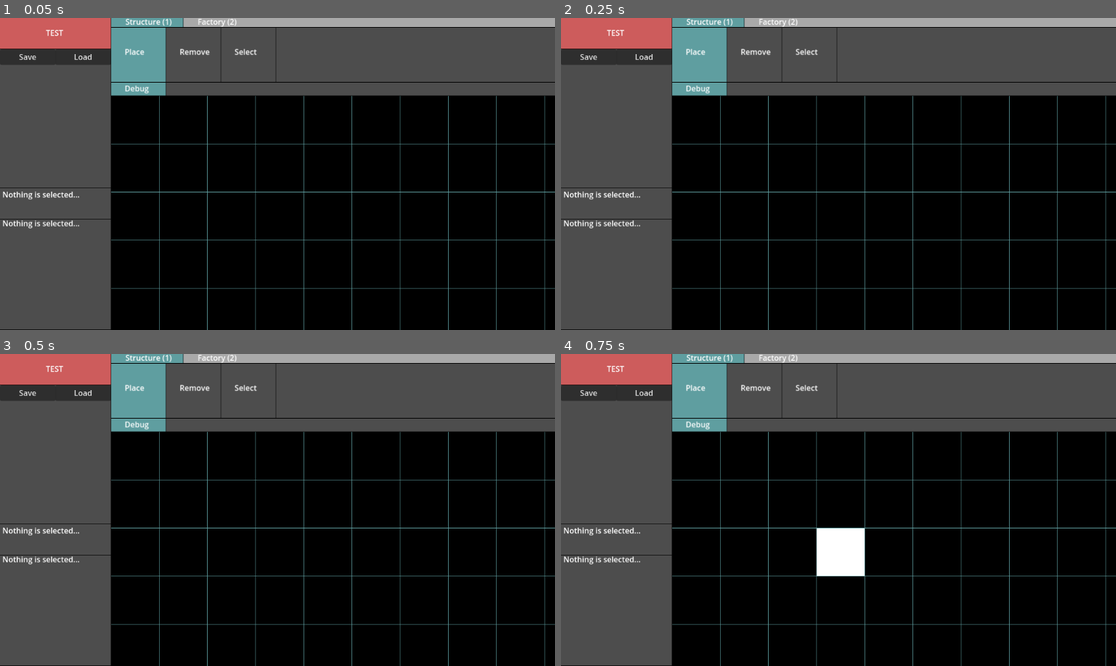
Above: before the commit, frames 1-4 (two rows, left to right).
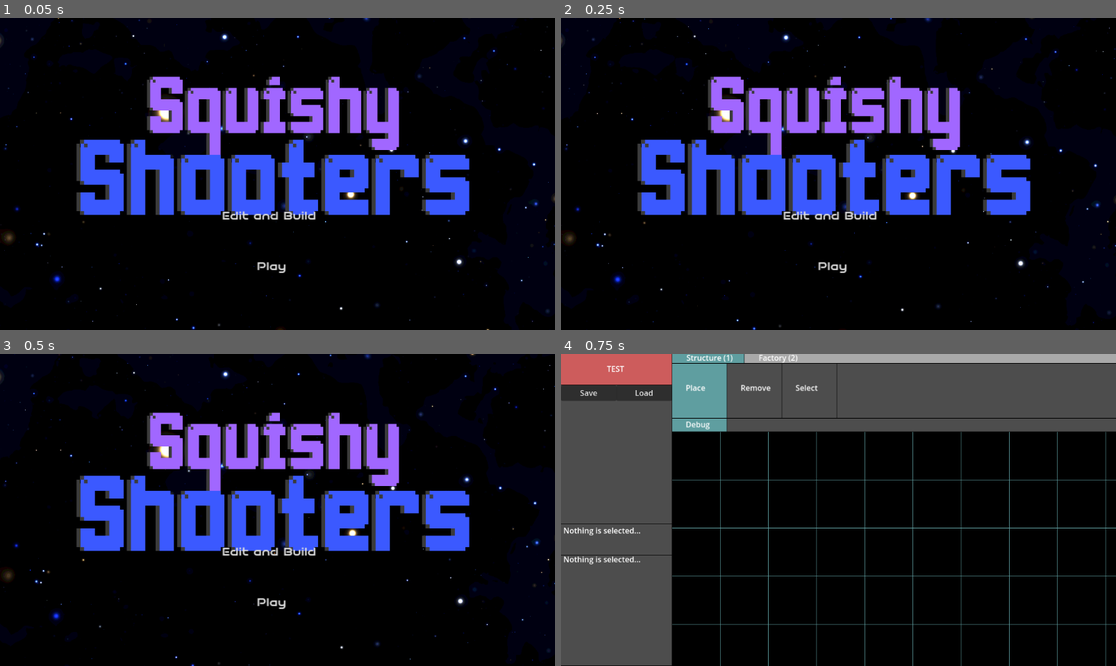
Above: after the commit, the same moments.

Repository: WrogglyWriggs29/ship_building_game
Game: Godot game, scene res://scenes/squishy_shooter_title.tscn
The game is run twice, just before and just after one commit, with the same random seed, the same clock (stepped at 60 frames per second) and the same inputs. Before the commit the project starts from res://ship_blueprint_designer.tscn. The engine's default icon, where the game draws it, is replaced by a stand-in: a white triangle on a blue panel in a dark square.
Inputs (mouse positions are in pixels of both pictures, inside the frame that each line leads up to):
- Up to frame 1 (0.05 s): no input
- Up to frame 2 (0.25 s): no input
- Up to frame 3 (0.5 s): no input
- Up to frame 4 (0.75 s): click (832, 550) at 0.5 s, where only the run after the commit has a clickable "Edit and Build"

The runs differ from the first frame. In frame 1, 56% of the frame differs, in the area x 0-100%, y 0-100%; in frame 2, 56%; in frame 3, 56%; in frame 4, 1.3%.

Commit message:
created intro scene

Diff:
--- a/autoloads/scene_manager.gd
+++ b/autoloads/scene_manager.gd
@@ -1,9 +1,11 @@
 extends Node
 
 # Store scene paths
-const SHIP_DESIGNER_SCENE = "res://scenes/ship_blueprint_designer.tscn"
-const BLUEPRINT_SELECTION_SCENE = "res://scenes/blueprint_selection.tscn"
-const BATTLE_SCENE = "res://scenes/battle_scene.tscn"
+const SHIP_DESIGNER_SCENE = "res://ship_blueprint_designer.tscn"
+#const BLUEPRINT_SELECTION_SCENE = "res://scenes/blueprint_selection.tscn"
+#const BATTLE_SCENE = "res://scenes/battle_scene.tscn"
+
+
 
 # Transition to ship designer scene
 func goto_ship_designer() -> void:
@@ -11,9 +13,9 @@
 	_switch_scene(ship_designer)
 
 # Transition to blueprint selection scene
-func goto_blueprint_selection() -> void:
-	var blueprint_selection = load(BLUEPRINT_SELECTION_SCENE).instantiate()
-	_switch_scene(blueprint_selection)
+#func goto_blueprint_selection() -> void:
+	#var blueprint_selection = load(BLUEPRINT_SELECTION_SCENE).instantiate()
+	#_switch_scene(blueprint_selection)
 
 # Helper function to handle scene switching
 func _switch_scene(new_scene: Node) -> void:
--- a/project.godot
+++ b/project.godot
@@ -11,7 +11,7 @@
 [application]
 
 config/name="ship_building_game"
-run/main_scene="res://ship_blueprint_designer.tscn"
+run/main_scene="res://scenes/squishy_shooter_title.tscn"
 config/features=PackedStringArray("4.3", "Forward Plus")
 config/icon="res://icon.svg"
 
@@ -20,6 +20,7 @@
 GlobalConstants="*res://scripts/global_constants.gd"
 AudioManager="*res://autoloads/audio_manager.gd"
 SceneStack="*res://scripts/util/scene_stack.gd"
+SceneManager="*res://autoloads/scene_manager.gd"
 
 [input]
 
--- /dev/null
+++ b/scenes/squishy_shooter_title.gd
@@ -0,0 +1,18 @@
+extends Node2D
+
+# Called every frame. 'delta' is the elapsed time since the previous frame.
+func _process(delta: float) -> void:
+	pass
+
+@onready var background = $"Background(1)"
+
+func _ready():
+	pass
+
+
+func _on_play_button_pressed() -> void:
+	print("button pressed for play") # Replace with function body.
+
+func _on_build_button_pressed() -> void:
+	print("Buildbutton pressed")
+	SceneManager.goto_ship_designer()
--- a/scenes/squishy_shooter_title.tscn
+++ b/scenes/squishy_shooter_title.tscn
@@ -1,10 +1,9 @@
-[gd_scene load_steps=11 format=3 uid="uid://bq4krxef4we7i"]
+[gd_scene load_steps=10 format=3 uid="uid://bq4krxef4we7i"]
 
-[ext_resource type="Texture2D" uid="uid://co8s630cavyg0" path="res://assets/ui components/png/background (1).png" id="1_e327v"]
+[ext_resource type="Texture2D" uid="uid://dkx45oifjgaw3" path="res://assets/images/background (1).png" id="1_e327v"]
+[ext_resource type="Script" path="res://scenes/squishy_shooter_title.gd" id="1_g4730"]
 [ext_resource type="Shader" path="res://map_design/level/bg.gdshader" id="2_4aqxk"]
-[ext_resource type="Texture2D" uid="uid://cqpkbruhj4m82" path="res://assets/images/Squish Shooters.png" id="3_gca4h"]
-[ext_resource type="Texture2D" uid="uid://cb2gueg182c45" path="res://assets/images/yellow_button.png" id="4_mw204"]
-[ext_resource type="Texture2D" uid="uid://ciriuh1bqy8ap" path="res://assets/images/blue_button.png" id="5_7kpdr"]
+[ext_resource type="Texture2D" uid="uid://bula28rua3y8e" path="res://assets/images/Squish_Shooters.png" id="5_tn0et"]
 [ext_resource type="FontFile" uid="uid://1dbgtplhlwtv" path="res://assets/speedy-font/SpeedyRegular-7BLoE.ttf" id="6_w0s84"]
 
 [sub_resource type="ShaderMaterial" id="ShaderMaterial_l8v0v"]
@@ -21,16 +20,15 @@
 shader_parameter/iterations = 6
 
 [sub_resource type="StyleBoxTexture" id="StyleBoxTexture_wjbdm"]
-texture = ExtResource("4_mw204")
 
 [sub_resource type="StyleBoxTexture" id="StyleBoxTexture_u0wvl"]
-texture = ExtResource("5_7kpdr")
 
 [sub_resource type="Theme" id="Theme_gm26a"]
 Button/styles/hover = SubResource("StyleBoxTexture_wjbdm")
 Button/styles/normal = SubResource("StyleBoxTexture_u0wvl")
 
 [node name="Squishy Shooter Title" type="Node2D"]
+script = ExtResource("1_g4730")
 
 [node name="Background(1)" type="Sprite2D" parent="."]
 position = Vector2(1016, 596)
@@ -53,7 +51,7 @@
 [node name="SquishShooters" type="Sprite2D" parent="Background(1)"]
 position = Vector2(-304.464, -223.912)
 scale = Vector2(0.218689, 0.218689)
-texture = ExtResource("3_gca4h")
+texture = ExtResource("5_tn0et")
 
 [node name="Button" type="Button" parent="Background(1)"]
 offset_left = -361.522
@@ -63,3 +61,16 @@
 theme = SubResource("Theme_gm26a")
 theme_override_fonts/font = ExtResource("6_w0s84")
 text = "Play"
+
+[node name="Button2" type="Button" parent="Background(1)"]
+offset_left = -400.0
+offset_top = -144.0
+offset_right = -219.0
+offset_bottom = -108.0
+theme = SubResource("Theme_gm26a")
+theme_override_fonts/font = ExtResource("6_w0s84")
+text = "Edit and Build
+"
+
+[connection signal="pressed" from="Background(1)/Button" to="." method="_on_play_button_pressed"]
+[connection signal="pressed" from="Background(1)/Button2" to="." method="_on_build_button_pressed"]
--- a/scripts/blueprints/blueprint_writer.gd
+++ b/scripts/blueprints/blueprint_writer.gd
@@ -28,7 +28,7 @@
 						"max_amount": pair.part.starting_inventory.max_amount
 					}
 				},
-				 "coordinate": {
+				"coordinate": {
 					"x": x,
 					"y": y
 				}
--- a/scripts/ship_test_scene/ship_test_level.gd
+++ b/scripts/ship_test_scene/ship_test_level.gd
@@ -71,8 +71,8 @@
 				continue
 			var other = ship.grids[j]
 			if ShipGrid.CollisionPolygon.may_collide(grid.collider, other.collider):
-				grid.collide_grid(other.collider.get_polygon())
-				other.collide_grid(grid.collider.get_polygon())
+				grid.collide(other.collider.get_polygon())
+				other.collide(grid.collider.get_polygon())
 
 func _spread_meteors() -> void:
 	var ctn := $Meteors
--- a/scripts/util/scene_stack.gd
+++ b/scripts/util/scene_stack.gd
@@ -5,15 +5,15 @@
 var scenes: Array[Node] = []
 
 func store(scene: Node) -> void:
-    scenes.push_back(scene)
+	scenes.push_back(scene)
 
 func return_scene() -> void:
-    if scenes.size() > 0:
-        var current = get_tree().current_scene
+	if scenes.size() > 0:
+		var current = get_tree().current_scene
 
-        var new = scenes.pop_back()
-        get_tree().get_root().add_child(new)
-        get_tree().set_current_scene(new)
-        get_tree().get_root().remove_child(current)
-    else:
-        printerr("Could not return to scene: No scenes stored.")
+		var new = scenes.pop_back()
+		get_tree().get_root().add_child(new)
+		get_tree().set_current_scene(new)
+		get_tree().get_root().remove_child(current)
+	else:
+		printerr("Could not return to scene: No scenes stored.")
Binary file added: assets/images/Squish_Shooters.png
Not shown, added: assets/images/Squish_Shooters.png.import
